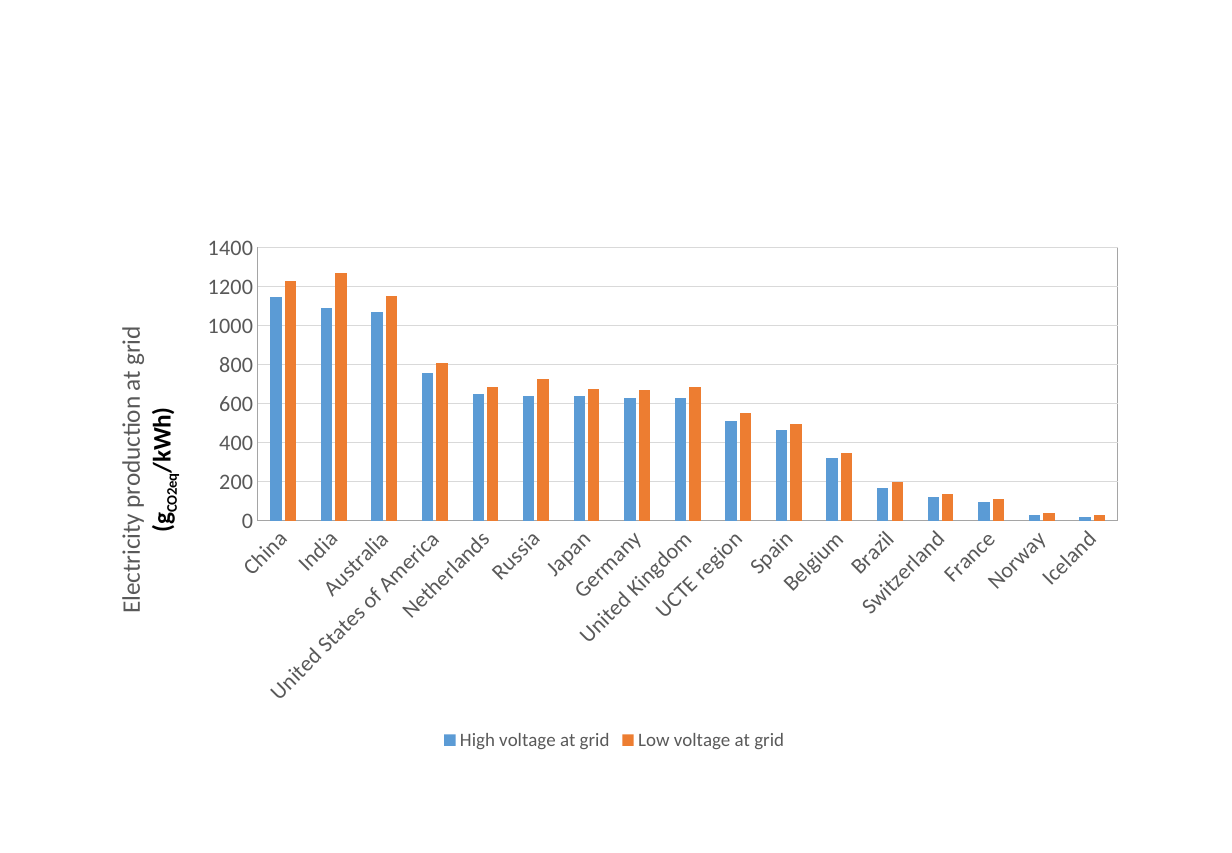
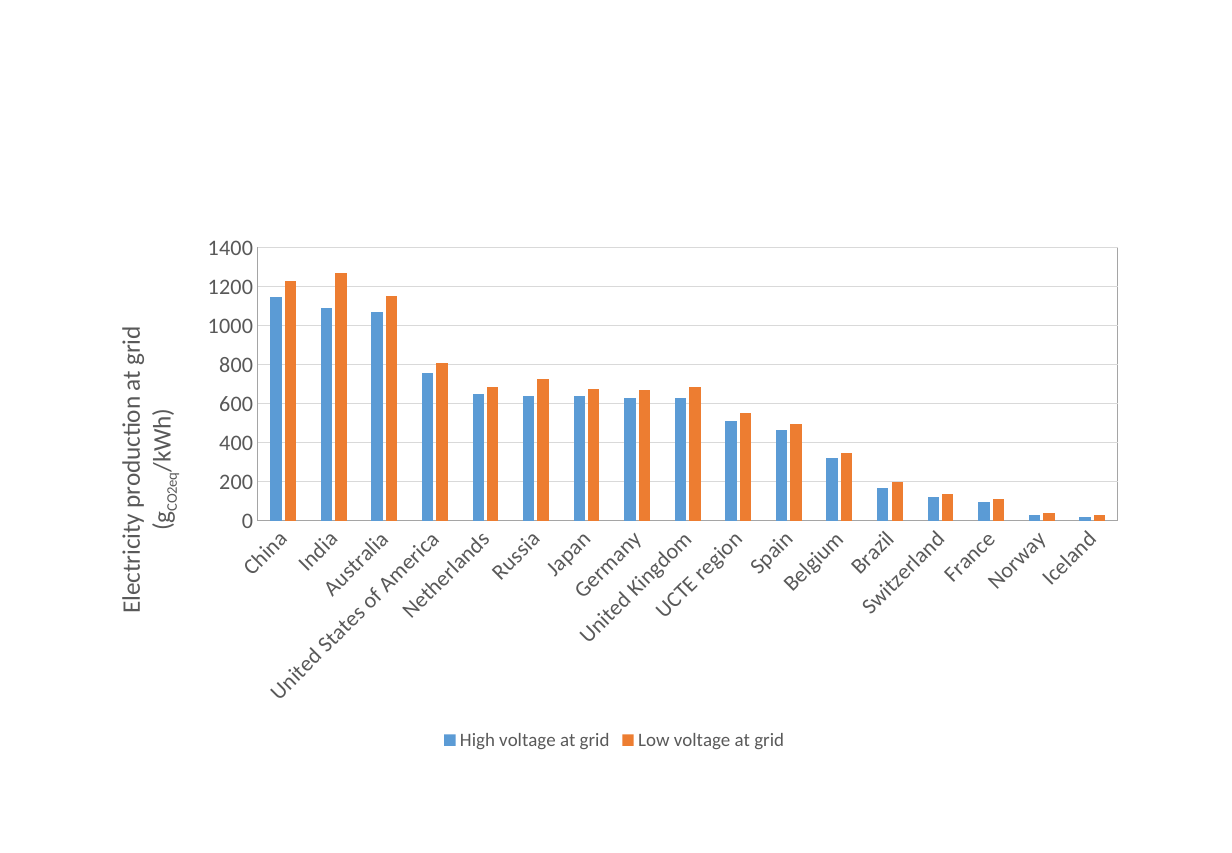
Before and after one commit to architecture-building-systems/LCA_Paper, a slide deck: slide 5 of elsarticle/Images/Thesis charts.pptx. Drawn at 1232x853 pixels with LibreOffice and Linux fonts; fonts in the diff are those of the drawing. Boxes give left, top, right and bottom in pixels: in the first picture for what was removed or moved away, otherwise in the second. Text is boxed around its words. In the diff, an @@ line names an element or a change of style, - is before the commit and + after.

```diff
--- a/elsarticle/Images/Thesis charts.pptx
+++ b/elsarticle/Images/Thesis charts.pptx
@@ column chart at bbox=[90, 223, 1139, 755] @@
@@ value axis title "Electricity production at grid (gCO2eq/kWh) " to "Electricity production at grid (gCO2eq/kWh)" @@
```
Also in this commit, not shown: 12 other slides changed, 9 other files.
